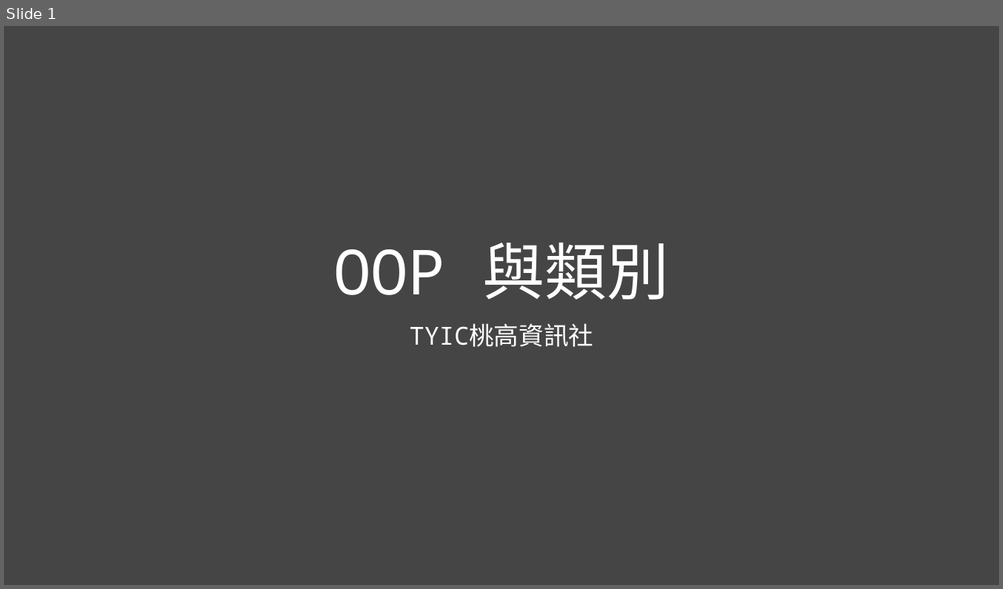
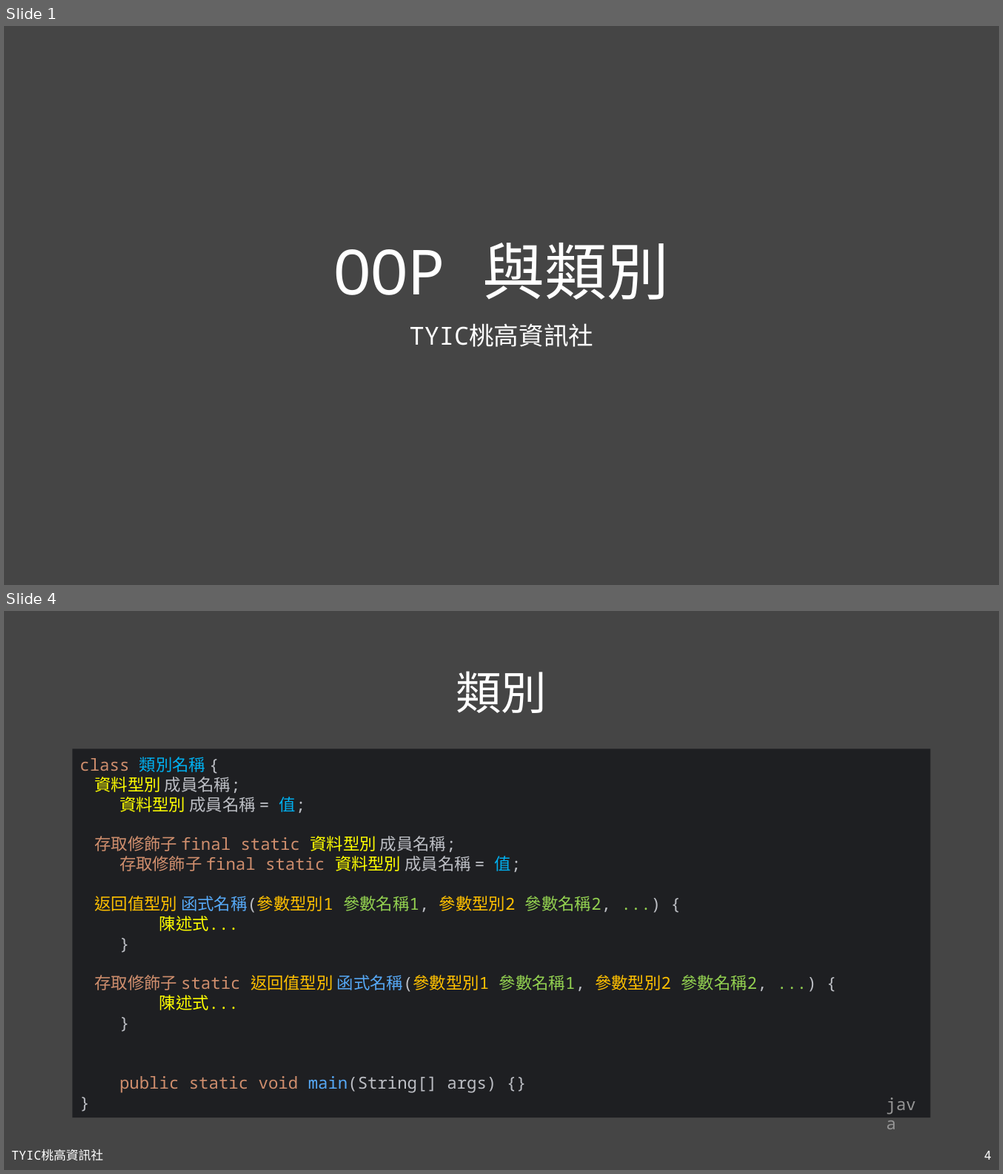
Before and after one commit to TYSHIC/slides, a slide deck: powerpoint/08_OOP與類別.pptx. Shown one above the other, each under a label of ours: slide 1 before the commit, slides 1 and 4 after it; the slides between them are not shown. The pictures are 1003x589 and 1003x1174 pixels, drawn with LibreOffice and Linux fonts; fonts in the diff are those of the drawing. Boxes give left, top, right and bottom in pixels: in the first picture for what was removed or moved away, otherwise in the second. Text is boxed around its words. In the diff, an @@ line names an element or a change of style, - is before the commit and + after.

Commit message:
08_class

```diff
--- a/powerpoint/08_OOP與類別.pptx
+++ b/powerpoint/08_OOP與類別.pptx
@@ slide 4 added at <box>4,611,999,1170</box>, background #454545 @@
@@ title added at <box>455,671,546,713</box>, 44 pt, text #FFFFFF @@
+類別
@@ rectangle added at <box>73,749,930,1119</box>, fill #1E1F22, 16 pt, text #CF8E6D @@
+class 類別名稱 {
+資料型別 成員名稱;
+資料型別 成員名稱 = 值;
+存取修飾子 final static 資料型別 成員名稱;
+存取修飾子 final static 資料型別 成員名稱 = 值;
+返回值型別 函式名稱(參數型別1 參數名稱1, 參數型別2 參數名稱2, ...) {
+陳述式...
+}
+存取修飾子 static 返回值型別 函式名稱(參數型別1 參數名稱1, 參數型別2 參數名稱2, ...) {
+陳述式...
+}
+public static void main(String[] args) {}
+}
@@ text added at <box>879,1091,930,1119</box>, 16 pt, text #969696 @@
+java
@@ text added at <box>11,1150,103,1162</box>, 12 pt, text #FFFFFF @@
+TYIC桃高資訊社
@@ page number added at <box>984,1151,991,1160</box>, 12 pt, text #FFFFFF @@
+4
```
Also in this commit, not shown: 2 other slides added, 1 slide removed, 3 other files.
